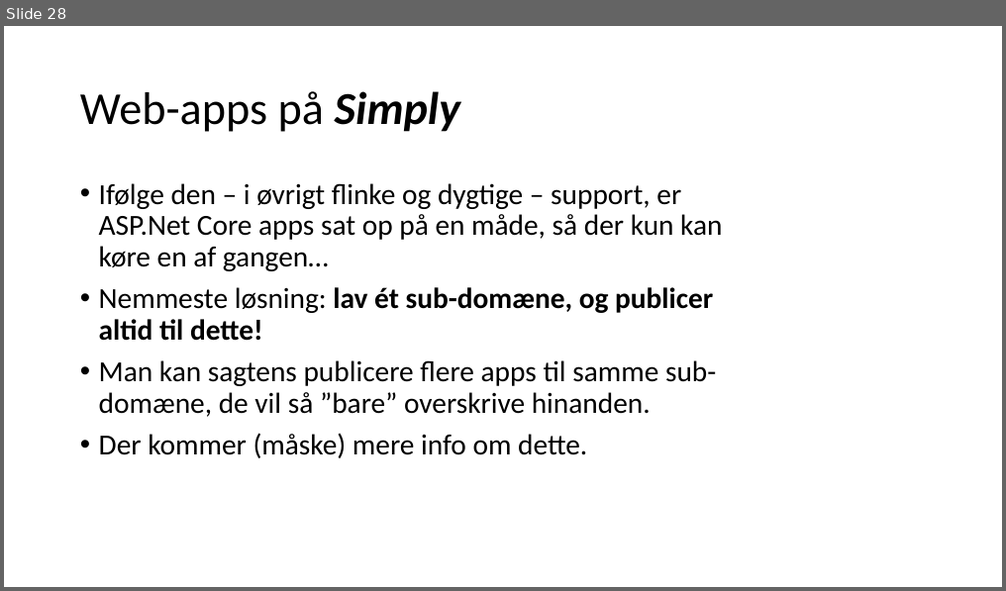
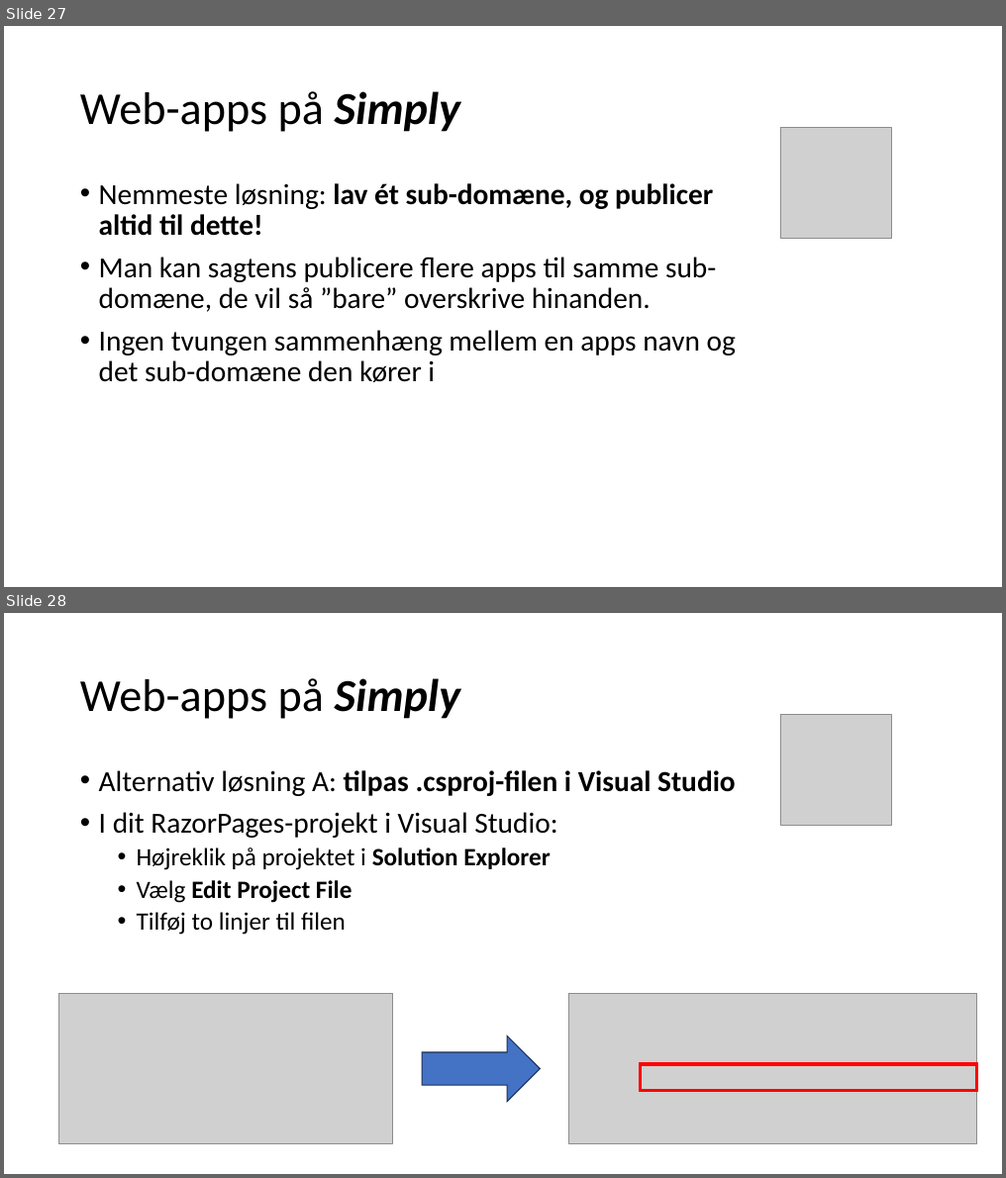
Before and after one commit to perslaursen/OOProg22, a slide deck: Chap/Misc/SimplyWebHosting.pptx. Shown one above the other, each under a label of ours: slide 28 before the commit, slides 27 and 28 after it. The pictures are 1006x591 and 1006x1178 pixels, drawn with LibreOffice and Linux fonts; fonts in the diff are those of the drawing; grey boxes stand for pictures. Boxes give left, top, right and bottom in pixels: in the first picture for what was removed or moved away, otherwise in the second. Text is boxed around its words. In the diff, an @@ line names an element or a change of style, - is before the commit and + after.

```diff
--- a/Chap/Misc/SimplyWebHosting.pptx
+++ b/Chap/Misc/SimplyWebHosting.pptx
@@ slide 28 added at (x1=4, y1=613, x2=1002, y2=1174), background #FFFFFF @@
@@ title added at (x1=80, y1=678, x2=460, y2=719), 44 pt, text #000000 @@
+Web-apps på Simply
@@ picture added at (x1=781, y1=715, x2=892, y2=826) @@
@@ text added at (x1=99, y1=770, x2=736, y2=935), 28 pt, text #000000 @@
+• Alternativ løsning A: tilpas .csproj-filen i Visual Studio
+• I dit RazorPages-projekt i Visual Studio:
+  • Højreklik på projektet i Solution Explorer
+  • Vælg Edit Project File
+  • Tilføj to linjer til filen
@@ picture added at (x1=58, y1=993, x2=392, y2=1145) @@
@@ picture added at (x1=569, y1=993, x2=977, y2=1145) @@
@@ right arrow added at (x1=422, y1=1036, x2=540, y2=1102), fill #4472C4, outline #1E3256 1 pt @@
@@ rectangle added at (x1=641, y1=1064, x2=977, y2=1091), outline #FF0000 3 pt @@
@@ what was slide 28 is now slide 27 @@
@@ slide 27 changed as well @@
@@ picture added at (x1=781, y1=128, x2=892, y2=239) @@
@@ text at (x1=99, y1=183, x2=722, y2=272): paragraph removed @@
-• Ifølge den – i øvrigt flinke og dygtige – support, er ASP.Net Core apps sat op på en måde, så der kun kan køre en af gangen…
@@ text at (x1=99, y1=330, x2=736, y2=382): text changed @@
-• Der kommer (måske) mere info om dette.
+• Ingen tvungen sammenhæng mellem en apps navn og det sub-domæne den kører i
```
Also in this commit, not shown: 9 other slides changed, 20 other slides added, 19 slides removed.
